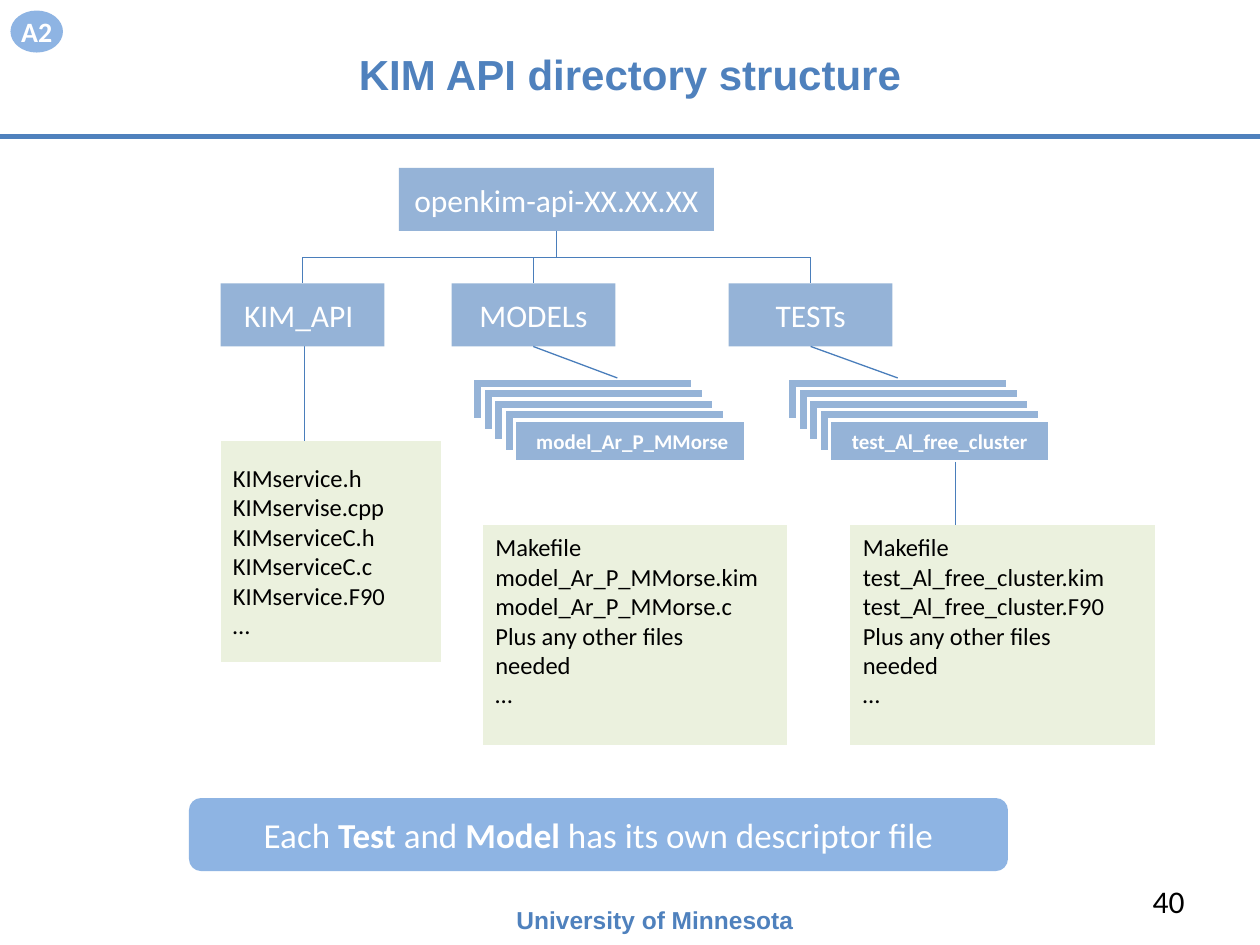
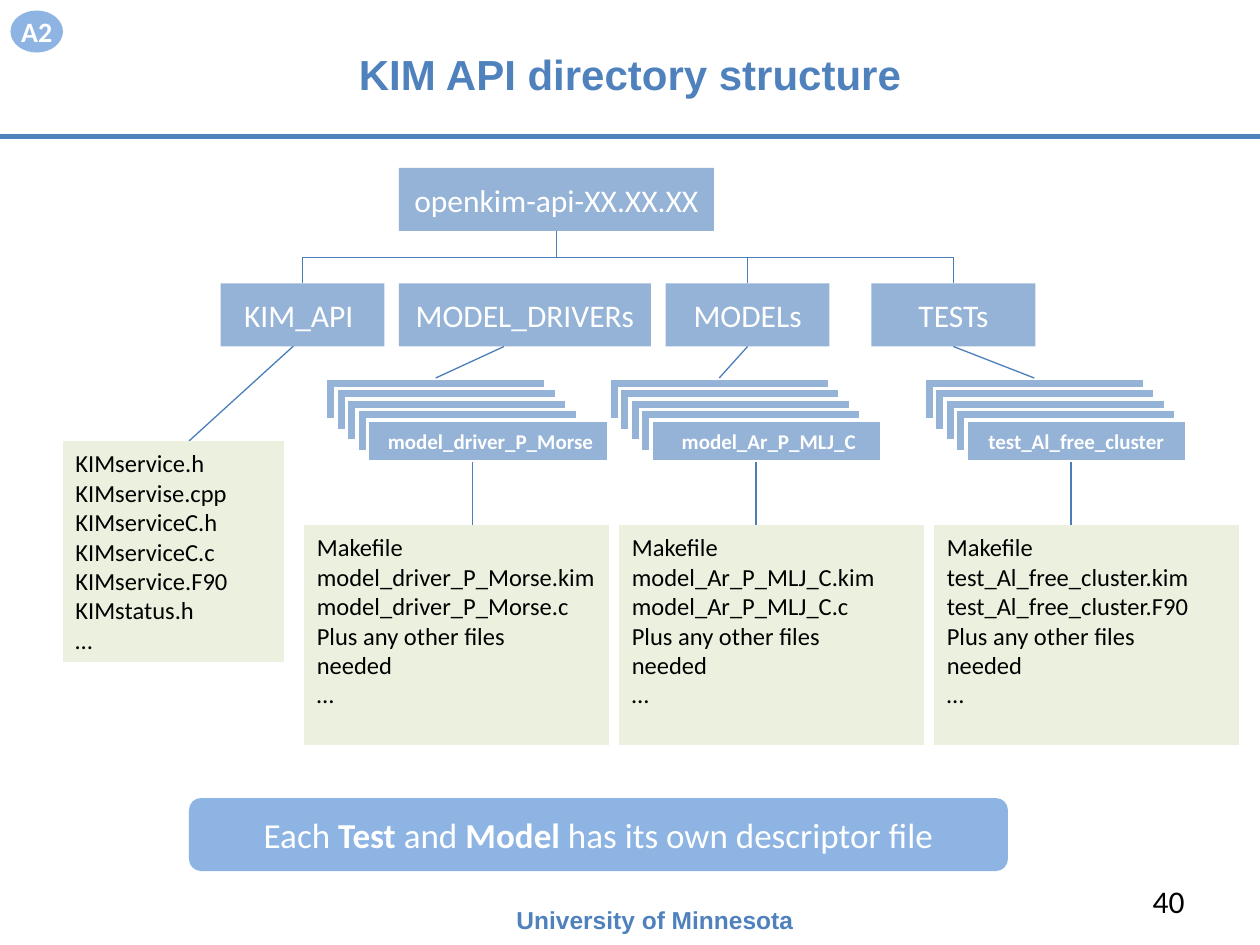
Before and after one commit to openkim/kim-api, a slide deck: slide 40 of DOCs/openkim-api-introduction.pptx. Drawn at 1260x945 pixels with LibreOffice and Linux fonts; fonts in the diff are those of the drawing. Boxes give left, top, right and bottom in pixels: in the first picture for what was removed or moved away, otherwise in the second. Text is boxed around its words. In the diff, an @@ line names an element or a change of style, - is before the commit and + after.

```diff
--- a/DOCs/openkim-api-introduction.pptx
+++ b/DOCs/openkim-api-introduction.pptx
@@ elbow line moved from (557, 231) - (810, 284) to (557, 231) - (954, 284) @@
@@ elbow line moved from (557, 231) - (533, 284) to (557, 231) - (747, 284) @@
@@ rectangle added at (399, 284, 651, 346), fill #95B3D7, 18 pt, text #FFFFFF @@
+MODEL_DRIVERs
@@ rectangle "MODELs": place and size @@
-rectangle "MODELs" at (451, 284, 615, 346)
+rectangle "MODELs" at (665, 284, 829, 346)
@@ rectangle "TESTs": place and size @@
-rectangle "TESTs" at (728, 284, 892, 346)
+rectangle "TESTs" at (872, 284, 1036, 346)
@@ line moved from (305, 336) - (305, 536) to (305, 336) - (189, 441) @@
@@ line added from (504, 346) to (436, 378), #4A7EBB 0.75 pt @@
@@ line moved from (533, 346) - (617, 378) to (747, 346) - (719, 378) @@
@@ line moved from (810, 346) - (898, 378) to (954, 346) - (1034, 378) @@
@@ rectangle added at (325, 378, 546, 420), fill #95B3D7, outline #FFFFFF 2 pt, 12 pt, text #FFFFFF, bold @@
+Sample_01_lj_cutoff
@@ rectangle added at (336, 388, 557, 430), fill #95B3D7, outline #FFFFFF 2 pt, 12 pt, text #FFFFFF, bold @@
+Sample_01_lj_cutoff
@@ rectangle added at (346, 399, 567, 441), fill #95B3D7, outline #FFFFFF 2 pt, 12 pt, text #FFFFFF, bold @@
+Sample_01_lj_cutoff
@@ rectangle added at (357, 410, 577, 451), fill #95B3D7, outline #FFFFFF 2 pt, 12 pt, text #FFFFFF, bold @@
+Sample_01_lj_cutoff
@@ freeform shape "KIMservice.h": place and size @@
-freeform shape "KIMservice.h" at (220, 441, 441, 662)
+freeform shape "KIMservice.h" at (63, 441, 284, 662)
@@ rectangle added at (368, 420, 610, 461), fill #95B3D7, outline #FFFFFF 2 pt, 12 pt, text #FFFFFF, bold @@
+model_driver_P_Morse
@@ 10 rectangles, 1 freeform shape: place and size @@
-10 rectangles, 1 freeform shape at (472, 378, 1050, 746)
+10 rectangles, 1 freeform shape at (609, 378, 1187, 746)
@@ text in rectangle at (682, 434, 856, 452): text changed @@
-model_Ar_P_MMorse
+model_Ar_P_MLJ_C
@@ line added from (472, 462) to (472, 525), #4A7EBB 0.75 pt @@
@@ line added from (756, 462) to (756, 525), #4A7EBB 0.75 pt @@
@@ line moved from (955, 462) - (955, 525) to (1071, 462) - (1071, 525) @@
@@ freeform shape added at (305, 525, 610, 746), fill #EBF1DE, 14 pt, text #000000 @@
+Makefile
+model_driver_P_Morse.kim
+model_driver_P_Morse.c
+Plus any other files
+needed
+…
@@ freeform shape "Makefile": place and size @@
-freeform shape "Makefile" at (850, 525, 1155, 746)
+freeform shape "Makefile" at (935, 525, 1240, 746)
@@ text in freeform shape at (632, 569, 875, 619): text changed @@
-model_Ar_P_MMorse.kim
-model_Ar_P_MMorse.c
+model_Ar_P_MLJ_C.kim
+model_Ar_P_MLJ_C.c
@@ text in freeform shape at (75, 602, 193, 619): paragraph added @@
+KIMstatus.h
```
Also in this commit, not shown: 7 other slides changed, 6 other files.
